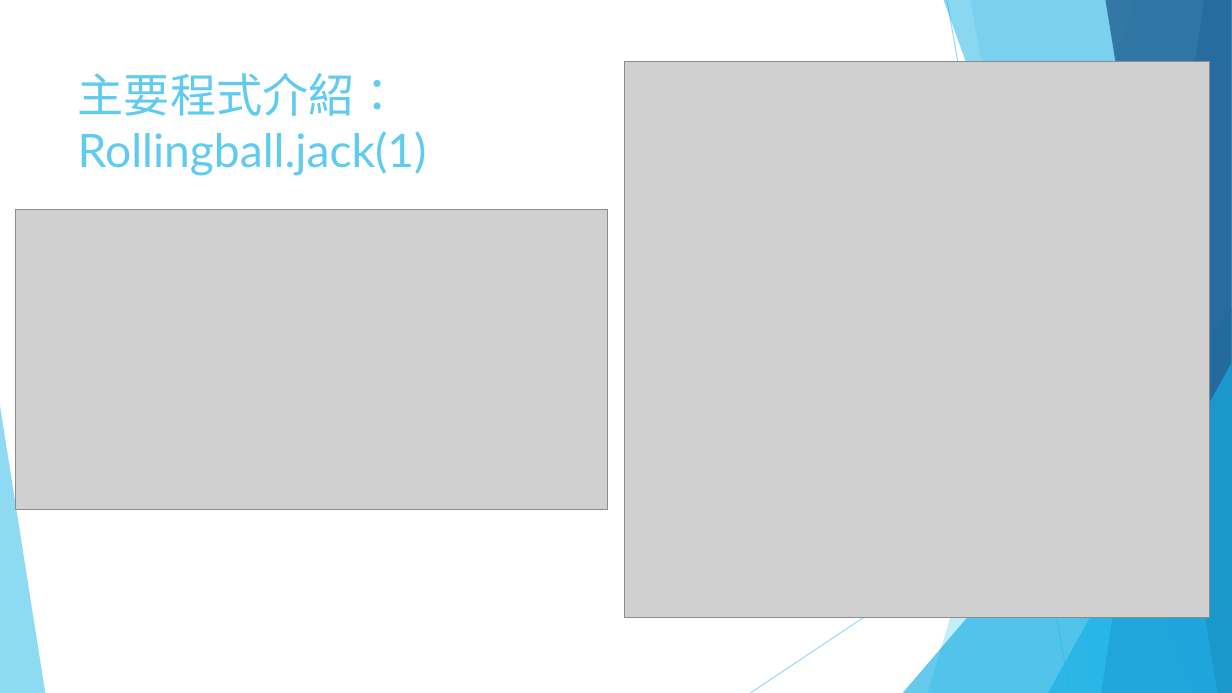
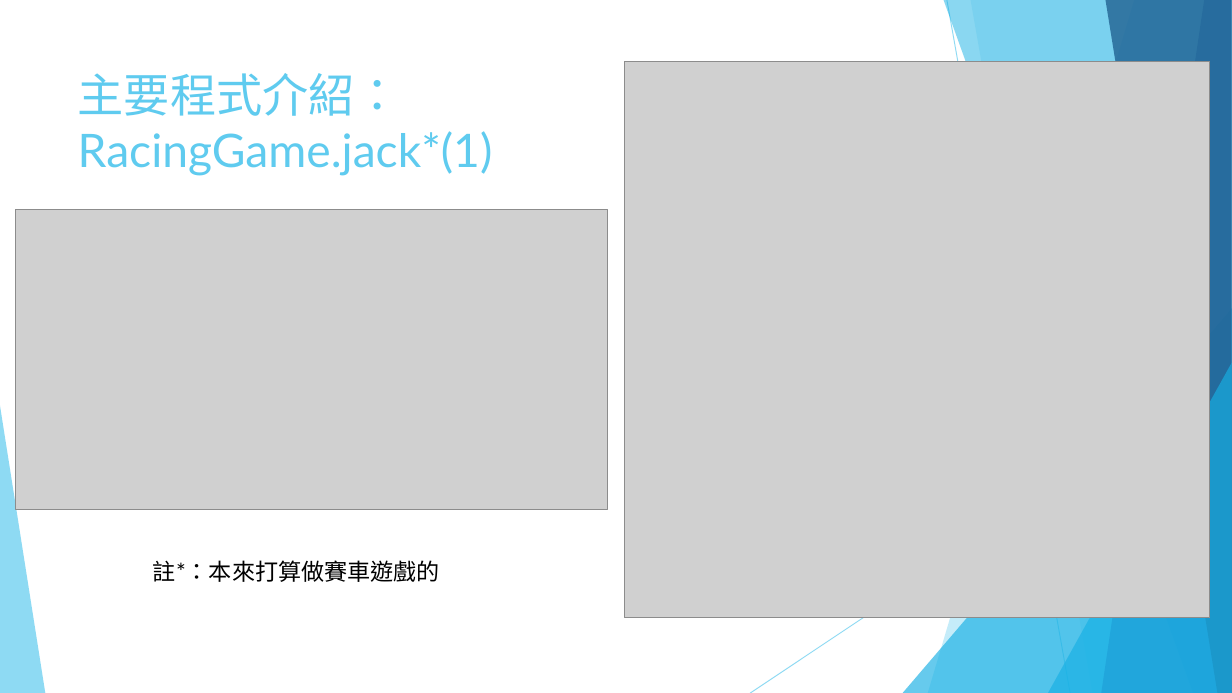
Before and after one commit to alechuang98/ComputerIntroduction, a slide deck: slide 6 of introCS_PST.pptx (slide 5 before the commit). Drawn at 1232x693 pixels with LibreOffice and Linux fonts; fonts in the diff are those of the drawing; grey boxes stand for pictures. Boxes give left, top, right and bottom in pixels: in the first picture for what was removed or moved away, otherwise in the second. Text is boxed around its words. In the diff, an @@ line names an element or a change of style, - is before the commit and + after.

Commit message:
ppt v2

```diff
--- a/introCS_PST.pptx
+++ b/introCS_PST.pptx
@@ title at bbox=[78, 73, 493, 176]: text changed @@
-主要程式介紹：
-Rollingball.jack(1)
+主要程式介紹：
+RacingGame.jack*(1)
@@ text added at bbox=[153, 560, 440, 582], 18 pt, text #000000 @@
+註*：本來打算做賽車遊戲的
```
Also in this commit, not shown: 2 other slides changed, 1 slide added.
